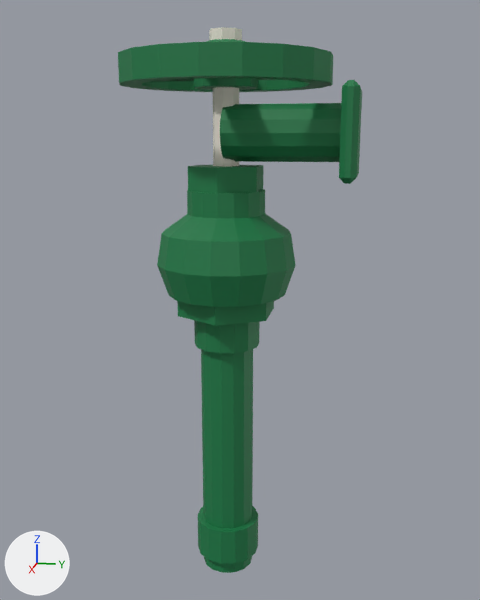
Two versions of the FBX model UnityProject/Assets/Itens/Registro_Knob.fbx, one commit apart.
The view is the same before and after, from a camera (50 mm lens) standing at (0.5, 0.111, 0.357) and looking at (-0.004, 0.01, 0.231). Lighting does not change. The marker at lower left points along +X, +Y and +Z. The first picture is the older version. Where no turn or scale is listed for an object, it has been applied to the vertices. Vertices at exactly the same position are counted once.

Names of what the first picture shows: 'Cano', 'Registro_Knob', 'Volante'.
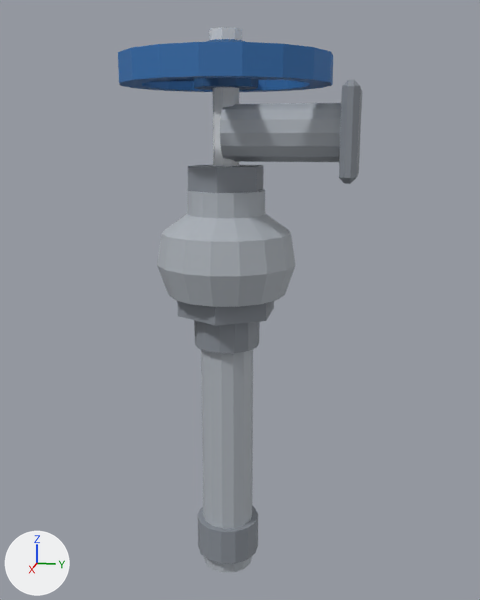
What differs and where, as boxes (x1, y1, x2, y2) in the pictures (480 x 600 px):
```json
{"part": 1, "of": "me_volante", "change": "surface changed", "before": [118, 27, 333, 92], "after": [118, 27, 333, 92], "on screen": "green to blue"}
{"part": 2, "of": "me_registro_knob", "change": "surface changed", "before": [157, 87, 296, 326], "after": [157, 87, 296, 326], "on screen": "green to grey"}
{"part": 3, "of": "me_cano", "change": "surface changed", "before": [194, 80, 362, 573], "after": [194, 80, 362, 573], "on screen": "green to grey"}
```

Edits to the scene script, one JSON object a line:
```json
{"block": "me_volante", "where": "me_volante.from_pydata(...)  # 224 vertices, 248 faces; spans x -0.078..0.078, y -0.077..0.077, z -0.012..0.028"}
{"block": "me_volante", "where": "# used by ob_volante; location = (0.0, 0.0, 0.404)"}
{"block": "me_volante", "change": "me_volante part 1: 248 kept faces spanning x -0.078..0.078, y -0.077..0.077, z -0.012..0.028 get new texture (UV) coordinates"}
{"block": "me_cano", "where": "me_cano.from_pydata(...)  # 143 vertices, 194 faces; spans x -0.034..0.034, y -0.025..0.098, z 0.0..0.394"}
{"block": "me_cano", "where": "# used by ob_cano; location = (0.0, 0.0, 0.0)"}
{"block": "me_cano", "change": "me_cano part 3: texture (UV) coordinates of 194 of 194 faces, centred in x -0.034..0.034, y -0.025..0.098, z 0.0..0.394, changed; they spanned u 0.05..0.08, v 0.89..0.89 and now span u 0.02..0.04, v 0.95..0.95"}
{"block": "me_registro_knob", "where": "me_registro_knob.from_pydata(...)  # 124 vertices, 156 faces; spans x -0.054..0.054, y -0.054..0.054, z 0.222..0.392"}
{"block": "me_registro_knob", "where": "# used by ob_registro_knob; location = (0.0, 0.0, 0.0)"}
{"block": "me_registro_knob", "change": "me_registro_knob part 2: texture (UV) coordinates of 156 of 156 faces, centred in x -0.05..0.05, y -0.05..0.05, z 0.222..0.392, changed; they spanned u 0.05..0.33, v 0.89..0.89 and now span u 0.02..0.16, v 0.95..0.95"}
```
